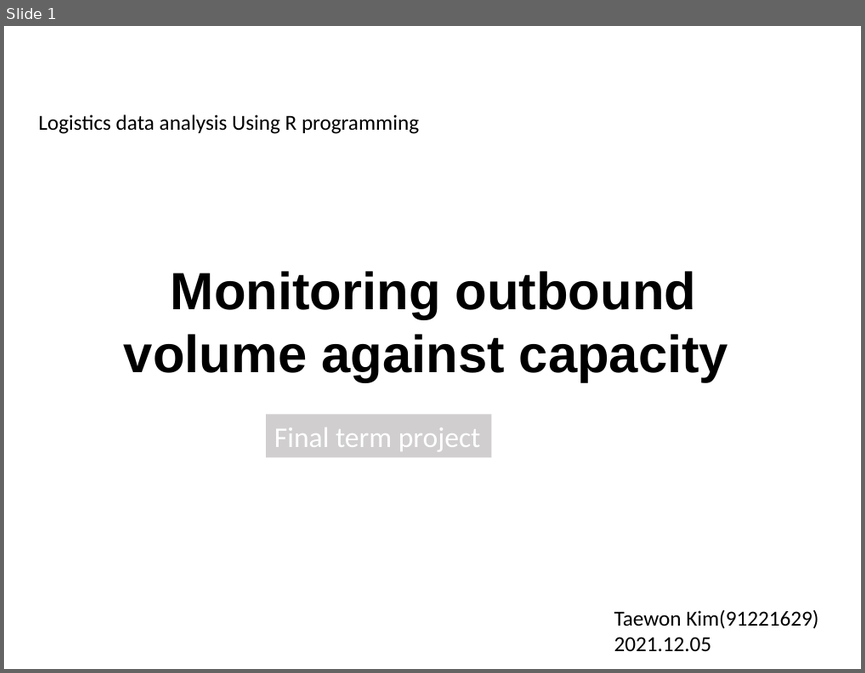
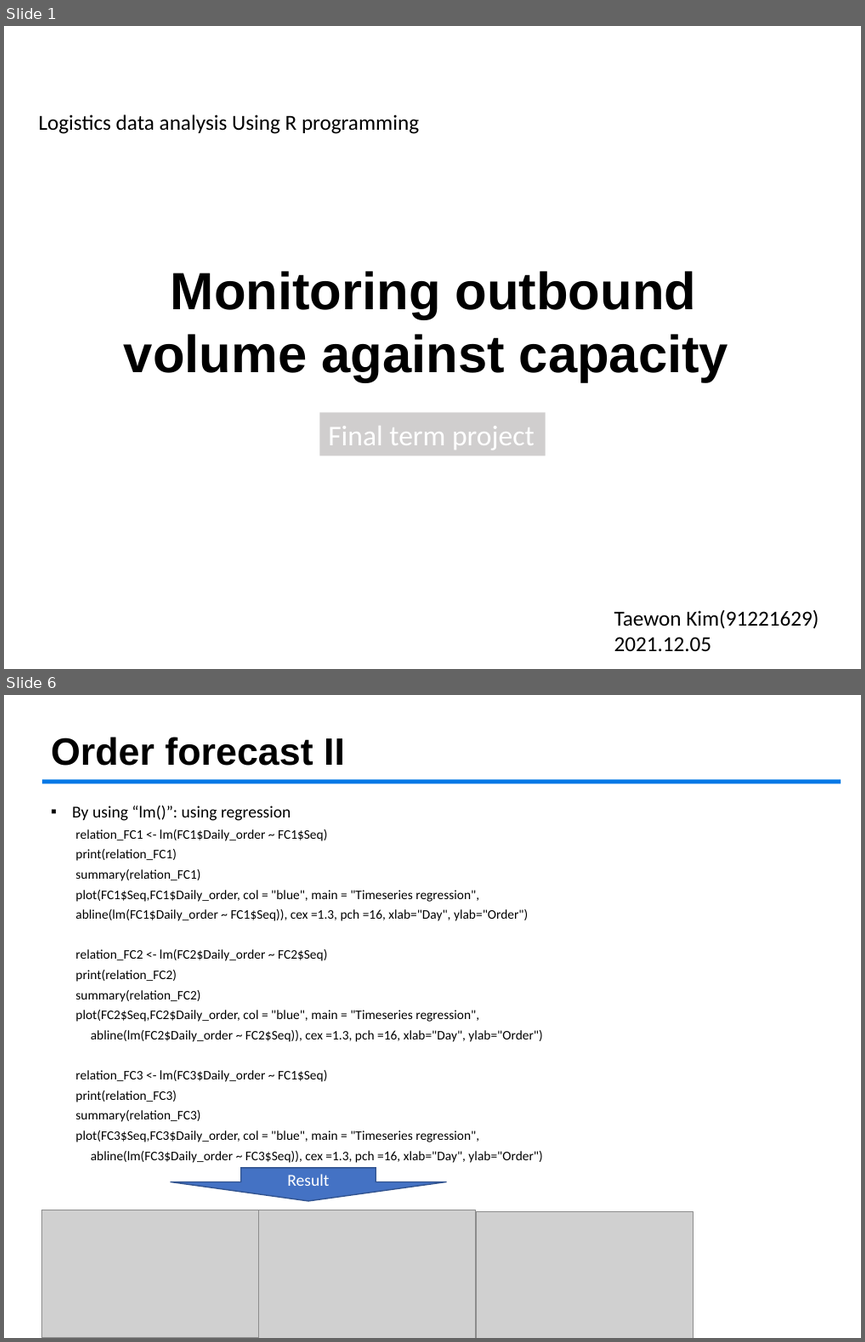
Before and after one commit to TaewinKorea/Final_project, a slide deck: Final term project_Taewon Kim(91221629)_20211205.pptx. Shown one above the other, each under a label of ours: slide 1 before the commit, slides 1 and 6 after it; the slides between them are not shown. The pictures are 865x673 and 865x1342 pixels, drawn with LibreOffice and Linux fonts; fonts in the diff are those of the drawing; grey boxes stand for pictures; background and template pictures are left out. Boxes give left, top, right and bottom in pixels: in the first picture for what was removed or moved away, otherwise in the second. Text is boxed around its words. In the diff, an @@ line names an element or a change of style, - is before the commit and + after.

```diff
--- a/Final term project_Taewon Kim(91221629)_20211205.pptx
+++ b/Final term project_Taewon Kim(91221629)_20211205.pptx
@@ slide 6 added at (x1=4, y1=695, x2=861, y2=1338), background #FFFFFF @@
@@ title added at (x1=51, y1=737, x2=345, y2=766), 32 pt, text #000000, bold @@
+Order forecast II
@@ rectangle added at (x1=42, y1=780, x2=841, y2=784), fill #0478E6 @@
@@ text added at (x1=72, y1=805, x2=542, y2=1163), 11 pt, text #000000 @@
+▪ By using “lm()”: using regression
+  relation_FC1 <- lm(FC1$Daily_order ~ FC1$Seq)
+  print(relation_FC1)
+  summary(relation_FC1)
+  plot(FC1$Seq,FC1$Daily_order, col = "blue", main = "Timeseries regression",
+  abline(lm(FC1$Daily_order ~ FC1$Seq)), cex =1.3, pch =16, xlab="Day", ylab="Order")
+  relation_FC2 <- lm(FC2$Daily_order ~ FC2$Seq)
+  print(relation_FC2)
+  summary(relation_FC2)
+  plot(FC2$Seq,FC2$Daily_order, col = "blue", main = "Timeseries regression",
+  abline(lm(FC2$Daily_order ~ FC2$Seq)), cex =1.3, pch =16, xlab="Day", ylab="Order")
+  relation_FC3 <- lm(FC3$Daily_order ~ FC1$Seq)
+  print(relation_FC3)
+  summary(relation_FC3)
+  plot(FC3$Seq,FC3$Daily_order, col = "blue", main = "Timeseries regression",
+  abline(lm(FC3$Daily_order ~ FC3$Seq)), cex =1.3, pch =16, xlab="Day", ylab="Order")
@@ down arrow added at (x1=171, y1=1167, x2=446, y2=1201), fill #4472C4, outline #325491 1 pt, 14 pt, text #FFFFFF @@
+Result
@@ picture added at (x1=42, y1=1210, x2=259, y2=1338) @@
@@ picture added at (x1=259, y1=1210, x2=476, y2=1338) @@
@@ picture added at (x1=476, y1=1212, x2=692, y2=1338) @@
@@ slide 1 changed as well @@
@@ rectangle "Final term project" moved from (x1=266, y1=414, x2=492, y2=457) to (x1=319, y1=413, x2=545, y2=455) @@
```
Also in this commit, not shown: 2 other slides changed, 3 other slides added, 1 slide removed, 2 other files.
